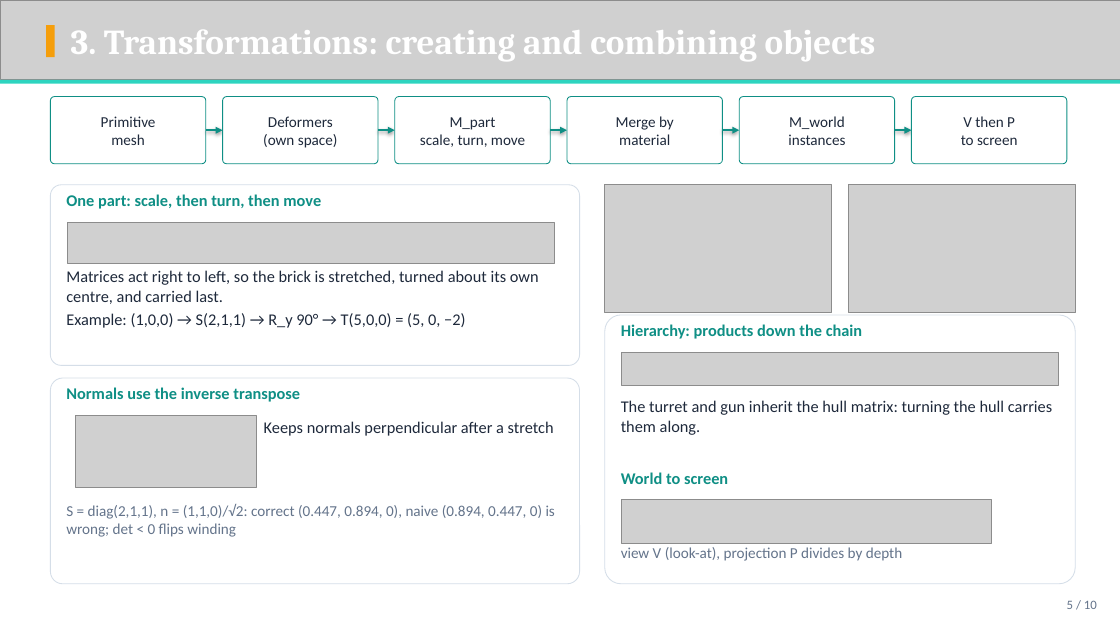
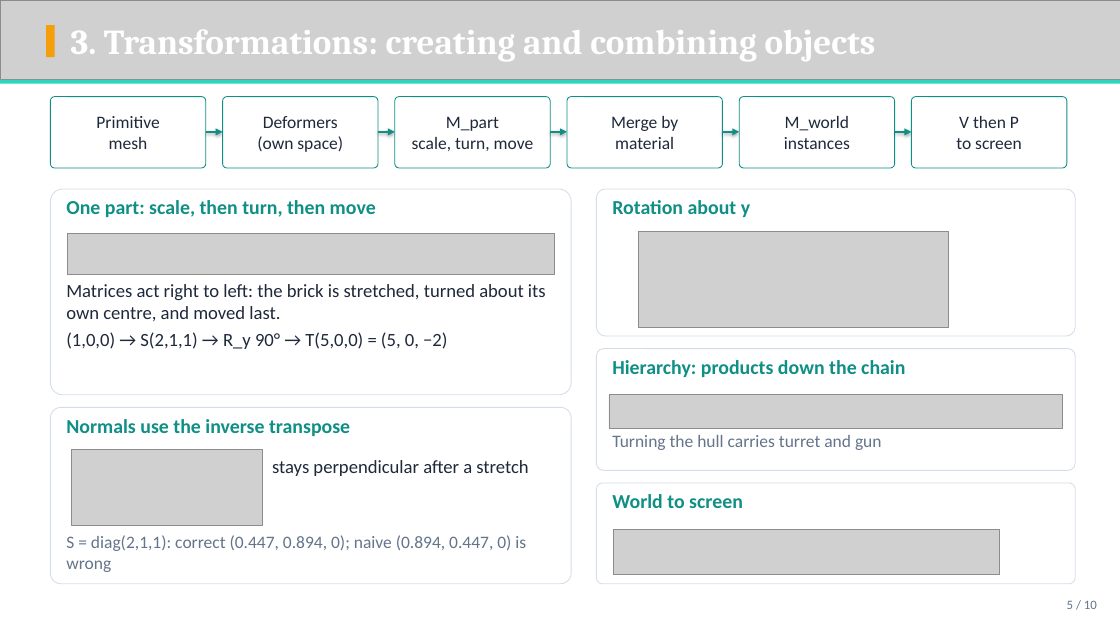
Before and after one commit to ShifatHasanGNS/Sentinel, a slide deck: slide 5 of Docs/Deliverables/Slides/Sentinel_Presentation.pptx. Drawn at 1120x630 pixels with LibreOffice and Linux fonts; fonts in the diff are those of the drawing; grey boxes stand for pictures; background and template pictures are left out. Boxes give left, top, right and bottom in pixels: in the first picture for what was removed or moved away, otherwise in the second. Text is boxed around its words. In the diff, an @@ line names an element or a change of style, - is before the commit and + after.

Commit message:
Slides: larger text on the dense pages

```diff
--- a/Docs/Deliverables/Slides/Sentinel_Presentation.pptx
+++ b/Docs/Deliverables/Slides/Sentinel_Presentation.pptx
@@ rounded rectangle: place and size @@
-rounded rectangle at bbox=[50, 97, 206, 164]
+rounded rectangle at bbox=[50, 97, 206, 168]
@@ rounded rectangle: place and size @@
-rounded rectangle at bbox=[223, 97, 378, 164]
+rounded rectangle at bbox=[223, 97, 378, 168]
@@ rounded rectangle: place and size @@
-rounded rectangle at bbox=[395, 97, 550, 164]
+rounded rectangle at bbox=[395, 97, 550, 168]
@@ rounded rectangle: place and size @@
-rounded rectangle at bbox=[567, 97, 723, 164]
+rounded rectangle at bbox=[567, 97, 723, 168]
@@ rounded rectangle: place and size @@
-rounded rectangle at bbox=[739, 97, 895, 164]
+rounded rectangle at bbox=[739, 97, 895, 168]
@@ size 13 to 15 pt in 6 elements at bbox=[96, 116, 159, 149], bbox=[257, 116, 343, 152], bbox=[412, 116, 534, 151], bbox=[611, 116, 678, 149], bbox=[784, 116, 850, 149], bbox=[956, 116, 1022, 149] @@
@@ rounded rectangle: place and size @@
-rounded rectangle at bbox=[912, 97, 1067, 164]
+rounded rectangle at bbox=[912, 97, 1067, 168]
@@ rounded rectangle: place and size @@
-rounded rectangle at bbox=[50, 185, 580, 365]
+rounded rectangle at bbox=[50, 189, 571, 395]
@@ rounded rectangle added at bbox=[597, 189, 1075, 336], fill #FFFFFF, outline #D5DEE8 0.75 pt @@
@@ picture removed at bbox=[605, 185, 832, 313] @@
@@ text added at bbox=[612, 200, 750, 217], 17 pt, text #0F8F85, bold @@
+Rotation about y
@@ picture removed at bbox=[849, 185, 1075, 313] @@
@@ picture: place and size @@
-picture at bbox=[67, 223, 555, 263]
+picture at bbox=[67, 234, 555, 274]
@@ picture added at bbox=[639, 231, 949, 328] @@
@@ text at bbox=[66, 284, 546, 349]: text changed; size 14 to 16 pt @@
-Matrices act right to left, so the brick is stretched, turned about its own centre, and carried last.
-Example: (1,0,0) → S(2,1,1) → R_y 90° → T(5,0,0) = (5, 0, −2)
+Matrices act right to left: the brick is stretched, turned about its own centre, and moved last.
+(1,0,0) → S(2,1,1) → R_y 90° → T(5,0,0) = (5, 0, −2)
@@ text removed at bbox=[667, 324, 869, 337] @@
-Tank (hull, turret, gun) and truck: transformed primitives
@@ rounded rectangle: place and size @@
-rounded rectangle at bbox=[605, 315, 1075, 584]
+rounded rectangle at bbox=[597, 349, 1075, 471]
@@ text "Hierarchy: products down the chain": place and size @@
-text "Hierarchy: products down the chain" at bbox=[621, 324, 796, 412]
+text "Hierarchy: products down the chain" at bbox=[612, 360, 905, 377]
@@ rounded rectangle: place and size @@
-rounded rectangle at bbox=[50, 378, 580, 584]
+rounded rectangle at bbox=[50, 408, 571, 584]
@@ text "Normals use the inverse transpose": place and size @@
-text "Normals use the inverse transpose" at bbox=[66, 387, 300, 402]
+text "Normals use the inverse transpose" at bbox=[66, 419, 350, 436]
@@ picture: place and size @@
-picture at bbox=[622, 353, 1059, 386]
+picture at bbox=[609, 395, 1063, 429]
@@ text at bbox=[612, 435, 882, 450]: text changed; size 14 to 15 pt; text colour #1E293B to #64748B @@
-The turret and gun inherit the hull matrix: turning the hull carries them along.
+Turning the hull carries turret and gun
@@ picture: place and size @@
-picture at bbox=[76, 416, 256, 487]
+picture at bbox=[71, 450, 262, 525]
@@ text at bbox=[272, 460, 528, 476]: text changed; size 14 to 16 pt @@
-Keeps normals perpendicular after a stretch
+stays perpendicular after a stretch
@@ rounded rectangle added at bbox=[597, 483, 1075, 584], fill #FFFFFF, outline #D5DEE8 0.75 pt @@
@@ size 14 to 17 pt in 4 elements at bbox=[66, 200, 376, 217], bbox=[66, 419, 350, 436], bbox=[612, 360, 905, 377], bbox=[612, 494, 743, 508] @@
@@ text "World to screen": place and size @@
-text "World to screen" at bbox=[621, 472, 728, 484]
+text "World to screen" at bbox=[612, 494, 743, 508]
@@ text at bbox=[66, 535, 526, 572]: text changed; size 13 to 15 pt @@
-S = diag(2,1,1), n = (1,1,0)/√2: correct (0.447, 0.894, 0), naive (0.894, 0.447, 0) is wrong; det < 0 flips winding
+S = diag(2,1,1): correct (0.447, 0.894, 0); naive (0.894, 0.447, 0) is wrong
@@ picture: place and size @@
-picture at bbox=[622, 500, 991, 544]
+picture at bbox=[613, 529, 1000, 575]
@@ text removed at bbox=[621, 547, 902, 561] @@
-view V (look-at), projection P divides by depth
```
Also in this commit, not shown: 2 other slides changed, 3 other files.
